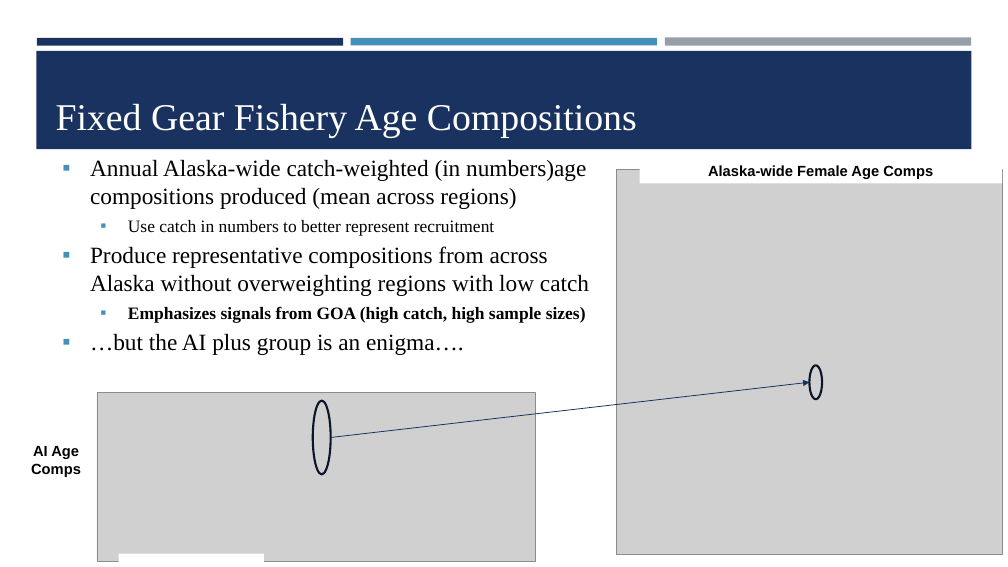
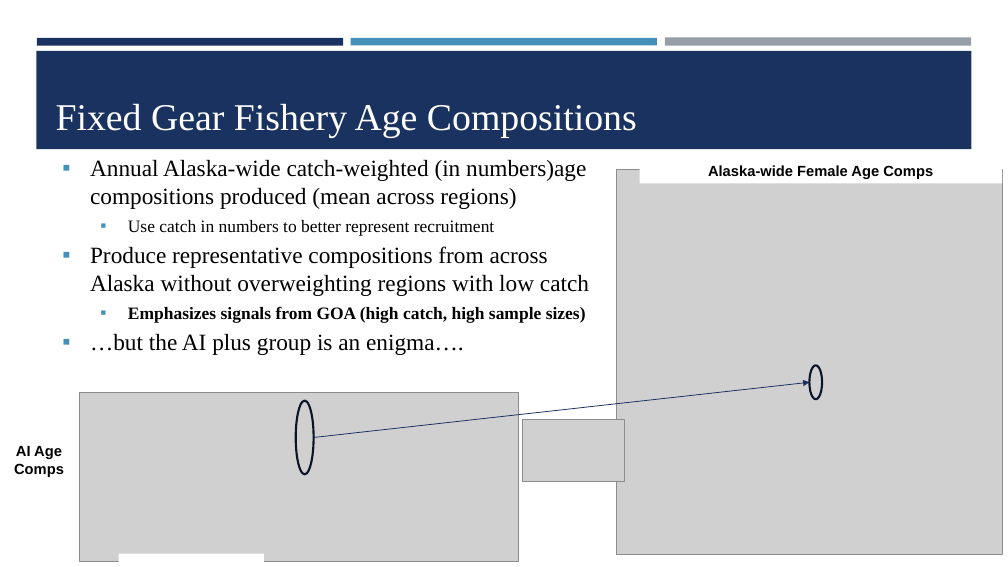
Before and after one commit to dgoethel-noaa/2026_Sablefish_CIE, a slide deck: slide 9 of Presentations/6. Sablefish CIE_Data_Assessment.pptx. Drawn at 1008x567 pixels with LibreOffice and Linux fonts; fonts in the diff are those of the drawing; grey boxes stand for pictures; background and template pictures are left out. Boxes give left, top, right and bottom in pixels: in the first picture for what was removed or moved away, otherwise in the second. Text is boxed around its words. In the diff, an @@ line names an element or a change of style, - is before the commit and + after.

```diff
--- a/Presentations/6. Sablefish CIE_Data_Assessment.pptx
+++ b/Presentations/6. Sablefish CIE_Data_Assessment.pptx
@@ arrow moved from (330, 438) - (810, 383) to (314, 438) - (810, 383) @@
@@ 1 picture, 1 text, 1 ellipse: place and size @@
-1 picture, 1 text, 1 ellipse at (31, 392, 535, 562)
+1 picture, 1 text, 1 ellipse at (14, 392, 519, 562)
@@ picture added at (522, 420, 624, 482) @@
```
Also in this commit, not shown: 1 other slide changed, 1 other file.
